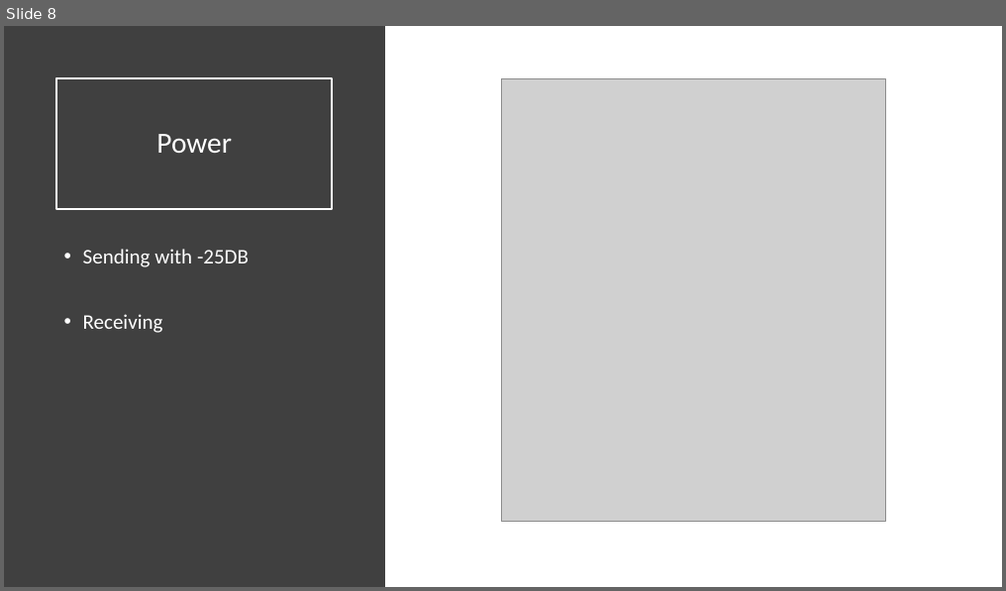
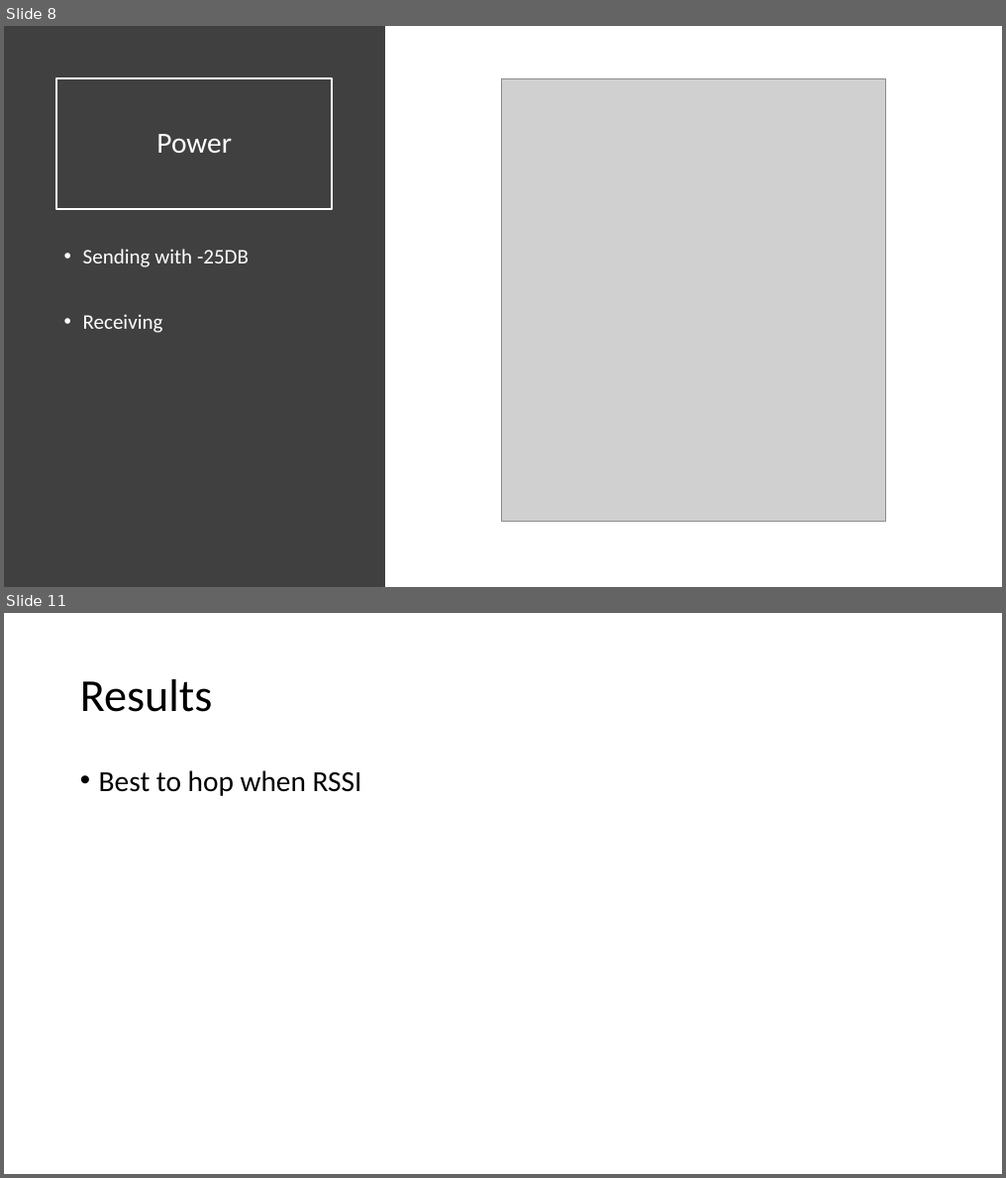
Before and after one commit to entvex/Wireless-Sensor-Networks, a slide deck: Hop or not to hop.pptx. Shown one above the other, each under a label of ours: slide 8 before the commit, slides 8 and 11 after it; the slides between them are not shown. The pictures are 1006x591 and 1006x1178 pixels, drawn with LibreOffice and Linux fonts; fonts in the diff are those of the drawing; grey boxes stand for pictures. Boxes give left, top, right and bottom in pixels: in the first picture for what was removed or moved away, otherwise in the second. Text is boxed around its words. In the diff, an @@ line names an element or a change of style, - is before the commit and + after.

```diff
--- a/Hop or not to hop.pptx
+++ b/Hop or not to hop.pptx
@@ slide 11 added at bbox=[4, 613, 1002, 1174], background #FFFFFF @@
@@ title added at bbox=[80, 679, 213, 712], 44 pt, text #000000 @@
+Results
@@ text added at bbox=[99, 770, 362, 796], 28 pt, text #000000 @@
+• Best to hop when RSSI
```
Also in this commit, not shown: 1 slide changed, 2 other slides added.
